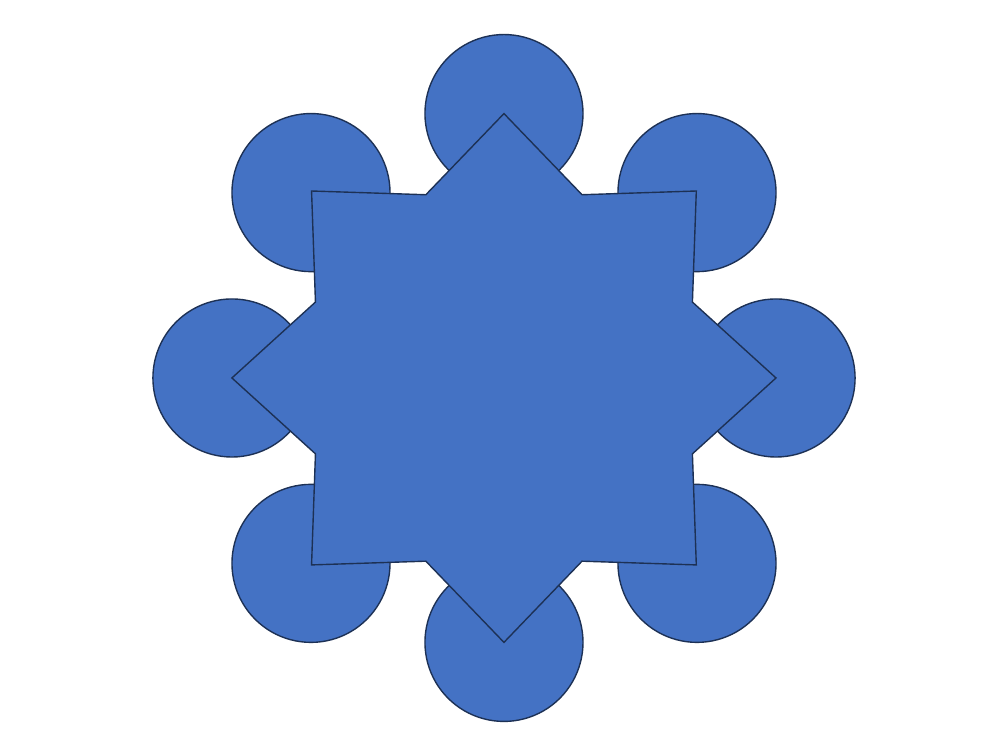
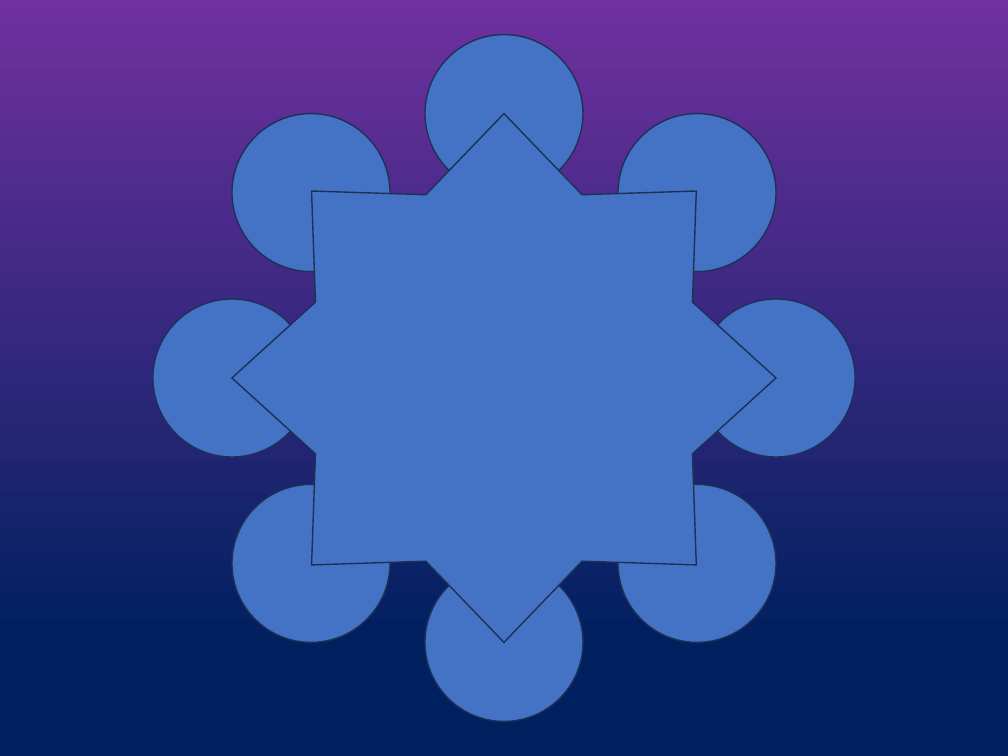
Before and after one commit to Nathan3-14/grimoire-nea, a slide deck: slide 20 of mockup.pptx (slide 13 before the commit). Drawn at 1008x756 pixels with LibreOffice and Linux fonts; fonts in the diff are those of the drawing. Boxes give left, top, right and bottom in pixels: in the first picture for what was removed or moved away, otherwise in the second. Text is boxed around its words. In the diff, an @@ line names an element or a change of style, - is before the commit and + after.

```diff
--- a/mockup.pptx
+++ b/mockup.pptx
@@ background #FFFFFF to gradient #7030A0 to #002060 @@
```
Also in this commit, not shown: 15 other slides changed, 8 slides added, 1 slide removed.
